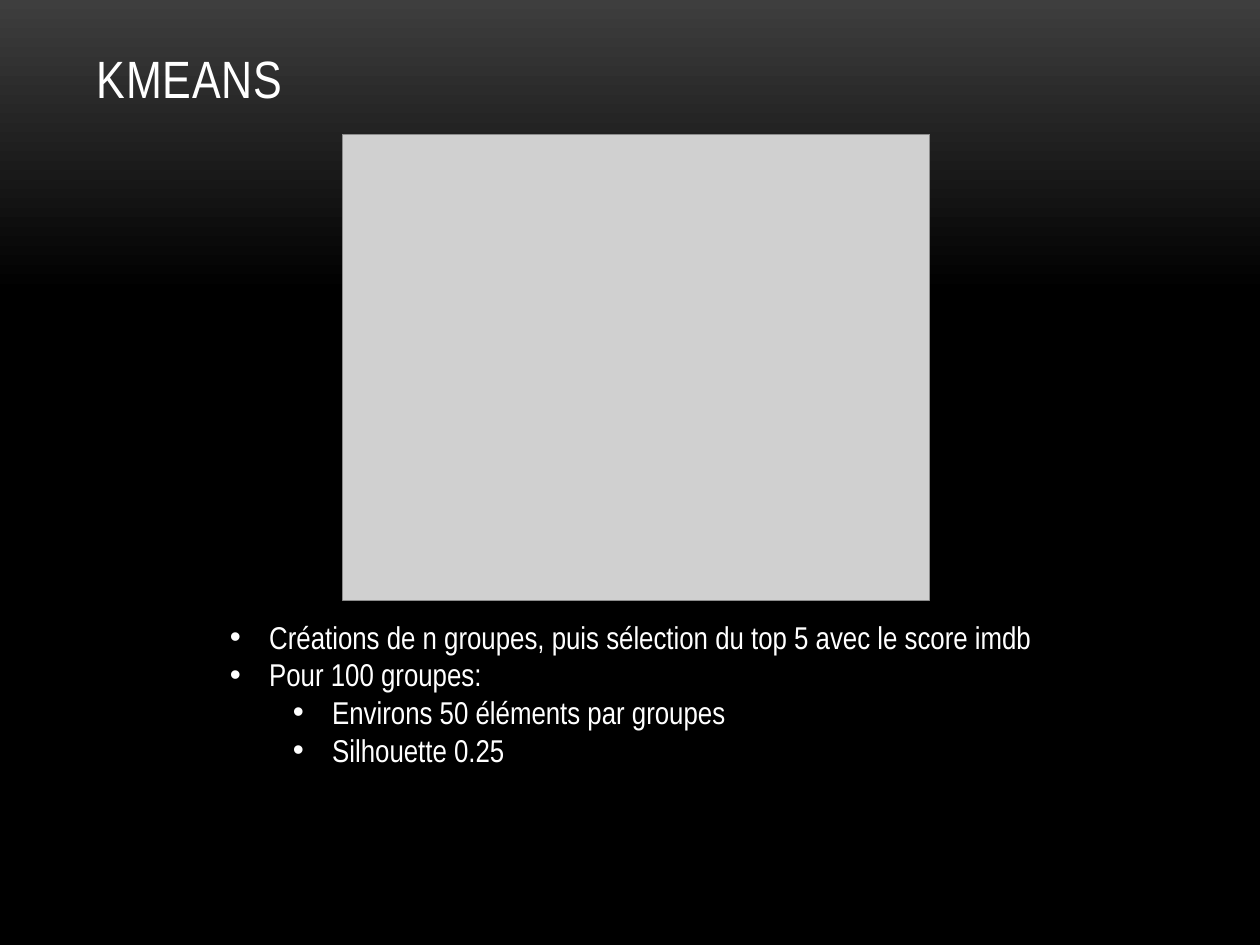
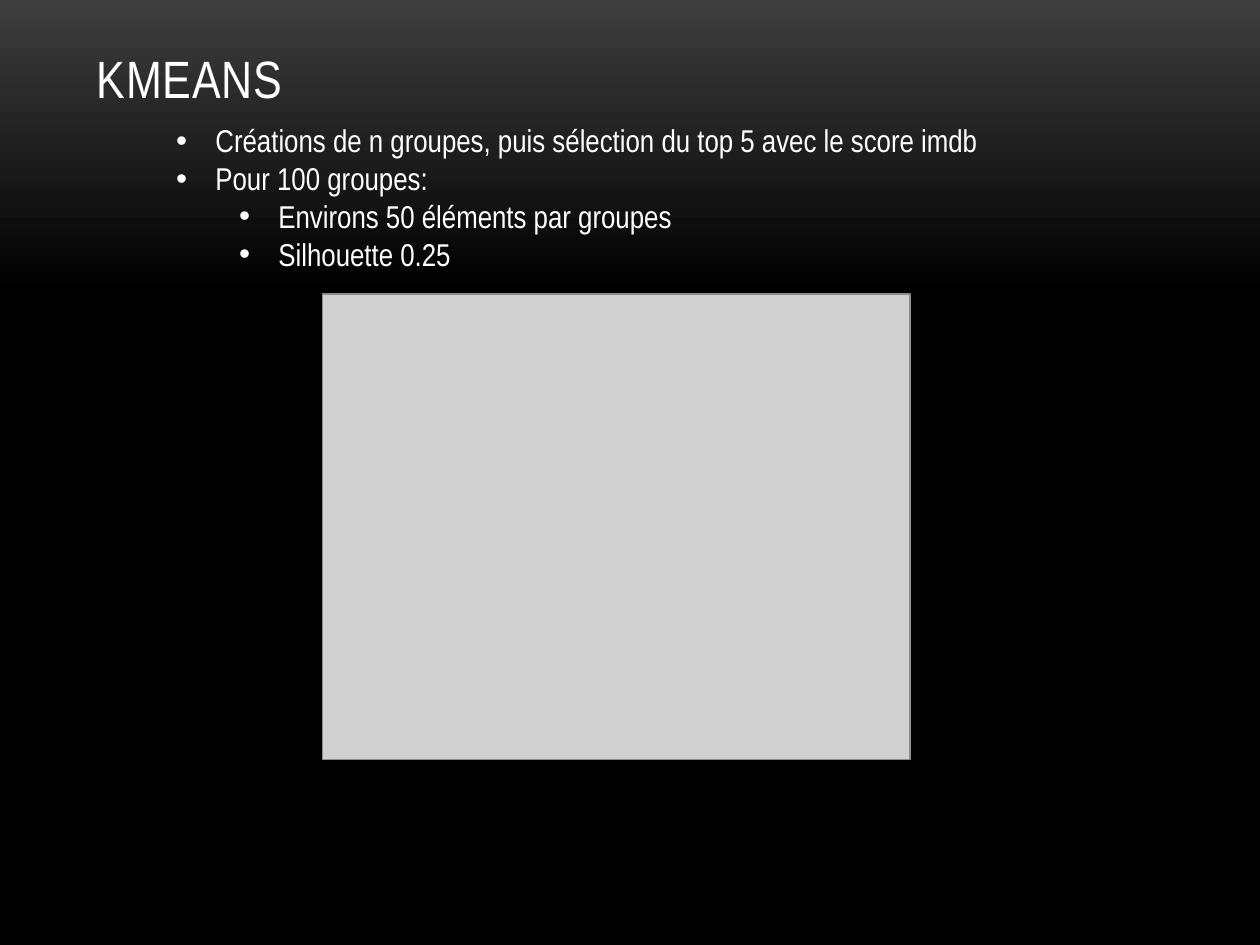
Before and after one commit to Umercia/movie_recommendation_engine, a slide deck: slide 22 of moteur de recommandations de films.pptx (slide 21 before the commit). Drawn at 1260x945 pixels with LibreOffice and Linux fonts; fonts in the diff are those of the drawing; grey boxes stand for pictures; background and template pictures are left out. Boxes give left, top, right and bottom in pixels: in the first picture for what was removed or moved away, otherwise in the second. Text is boxed around its words. In the diff, an @@ line names an element or a change of style, - is before the commit and + after.

```diff
--- a/moteur de recommandations de films.pptx
+++ b/moteur de recommandations de films.pptx
@@ text "Créations de n groupes, puis ...": place and size @@
-text "Créations de n groupes, puis ..." at (269, 625, 1031, 763)
+text "Créations de n groupes, puis ..." at (215, 128, 977, 267)
@@ picture: place and size @@
-picture at (343, 135, 930, 601)
+picture at (323, 294, 910, 760)
```
Also in this commit, not shown: 1 other slide changed, 2 slides added, 1 other file.
